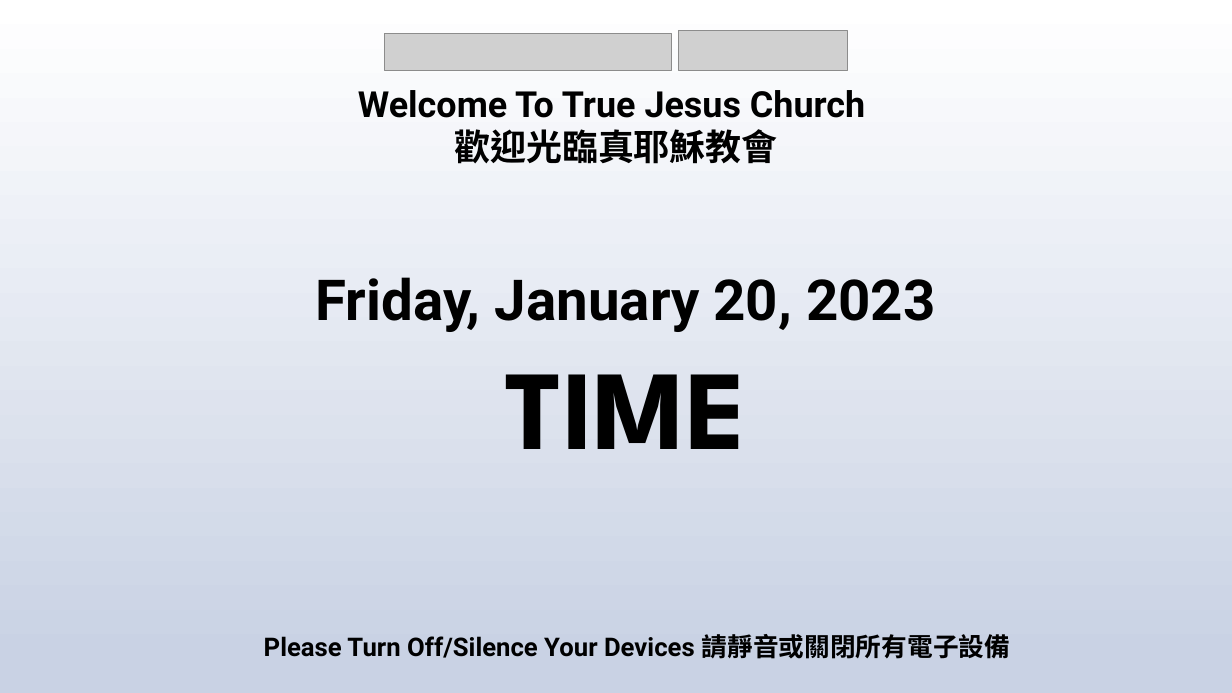
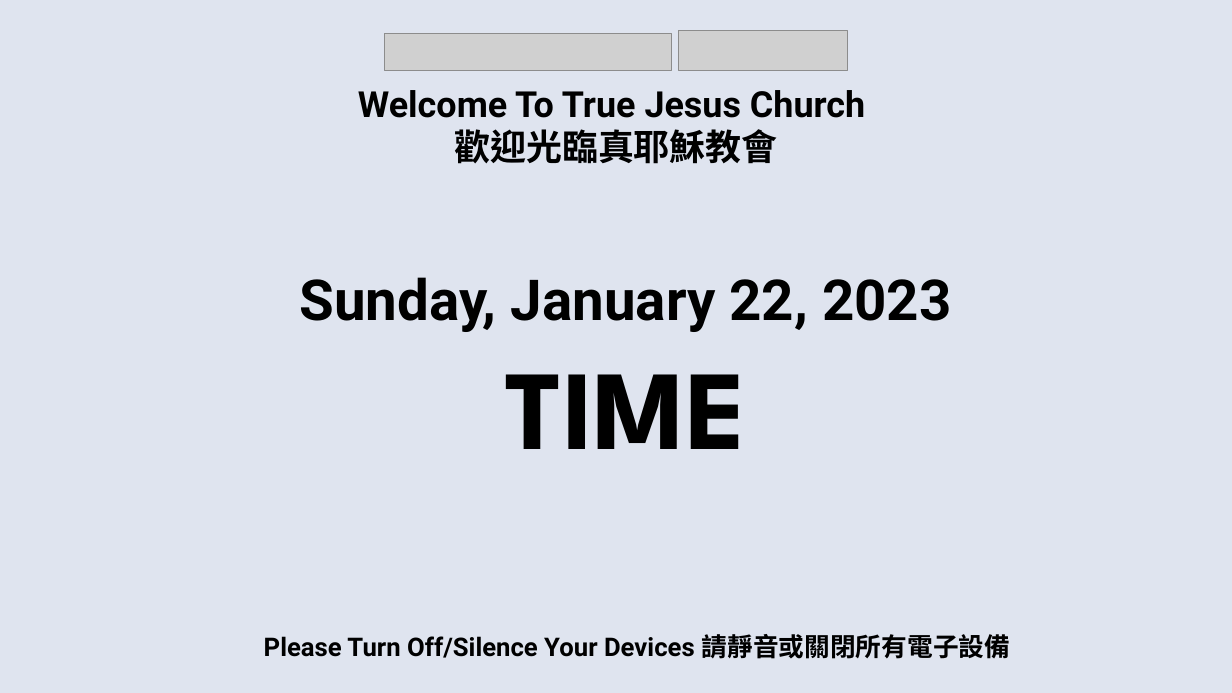
Before and after one commit to calebchanwy/tjc-powerpoint, a slide deck: slide 1 of TJCPowerPoint/Resources/ServiceWidescreen.pptx. Drawn at 1232x693 pixels with LibreOffice and Linux fonts; fonts in the diff are those of the drawing; grey boxes stand for pictures. Boxes give left, top, right and bottom in pixels: in the first picture for what was removed or moved away, otherwise in the second. Text is boxed around its words. In the diff, an @@ line names an element or a change of style, - is before the commit and + after.

Commit message:
22/01/23 Design Adjustments to .pptx

```diff
--- a/TJCPowerPoint/Resources/ServiceWidescreen.pptx
+++ b/TJCPowerPoint/Resources/ServiceWidescreen.pptx
@@ background gradient #FFFFFF to #C9D2E4 to #DFE4EF @@
@@ text at (300,277,951,332): text changed @@
-Friday, January 20, 2023
+Sunday, January 22, 2023
```
Also in this commit, not shown: 10 other slides changed, 18 other files.
